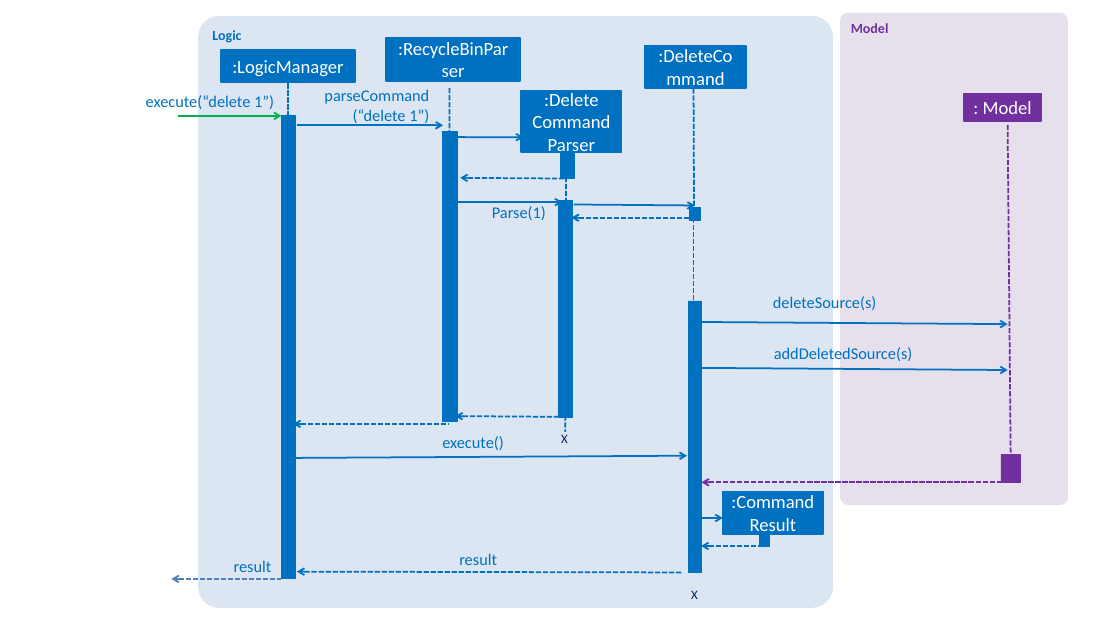
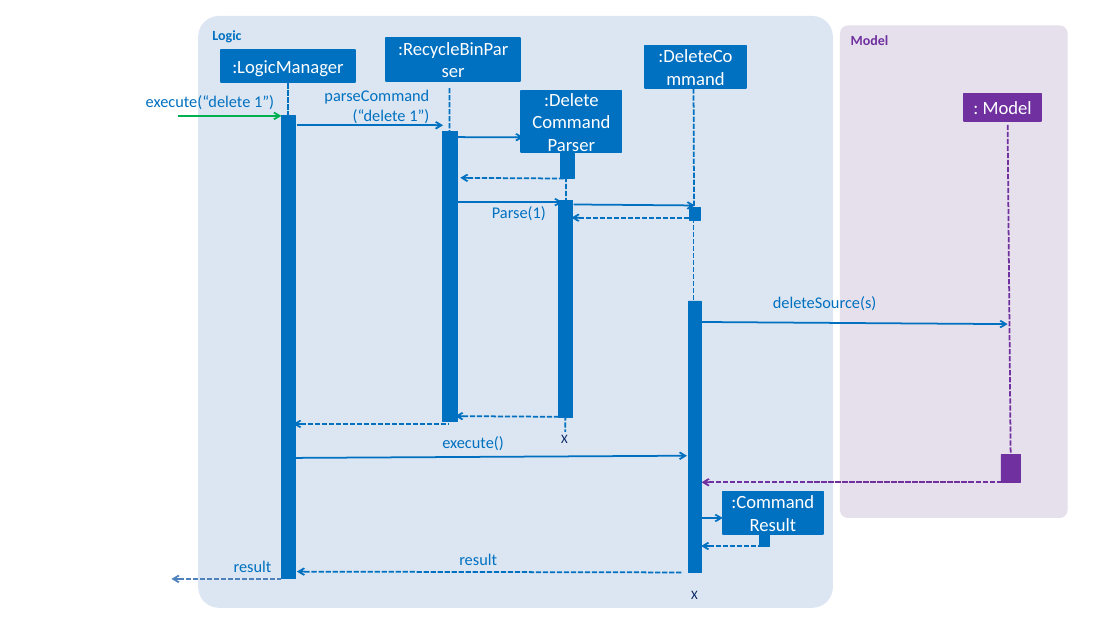
Before and after one commit to suriruhani/TheInfinityMachine, a slide deck: slide 1 of docs/diagrams/RecycleBinSequenceDiagram.pptx. Drawn at 1120x630 pixels with LibreOffice and Linux fonts; fonts in the diff are those of the drawing. Boxes give left, top, right and bottom in pixels: in the first picture for what was removed or moved away, otherwise in the second. Text is boxed around its words. In the diff, an @@ line names an element or a change of style, - is before the commit and + after.

```diff
--- a/docs/diagrams/RecycleBinSequenceDiagram.pptx
+++ b/docs/diagrams/RecycleBinSequenceDiagram.pptx
@@ rounded rectangle "Model": place and size @@
-rounded rectangle "Model" at [840,13,1068,505]
+rounded rectangle "Model" at [840,25,1068,518]
@@ text removed at [774,347,913,361] @@
-addDeletedSource(s)
@@ arrow removed from (701, 368) to (1008, 371) @@
```
Also in this commit, not shown: 1 other file.
